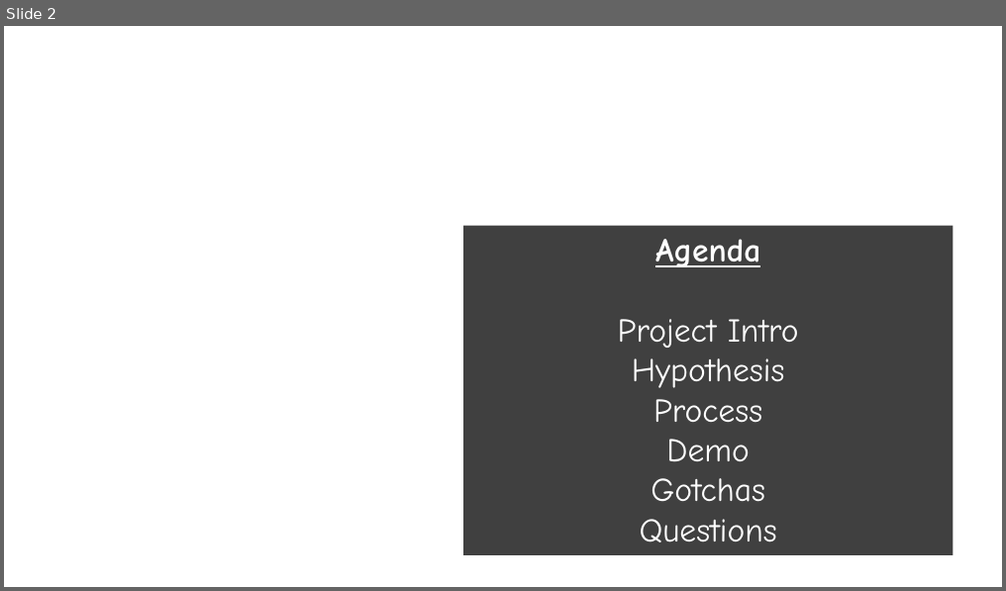
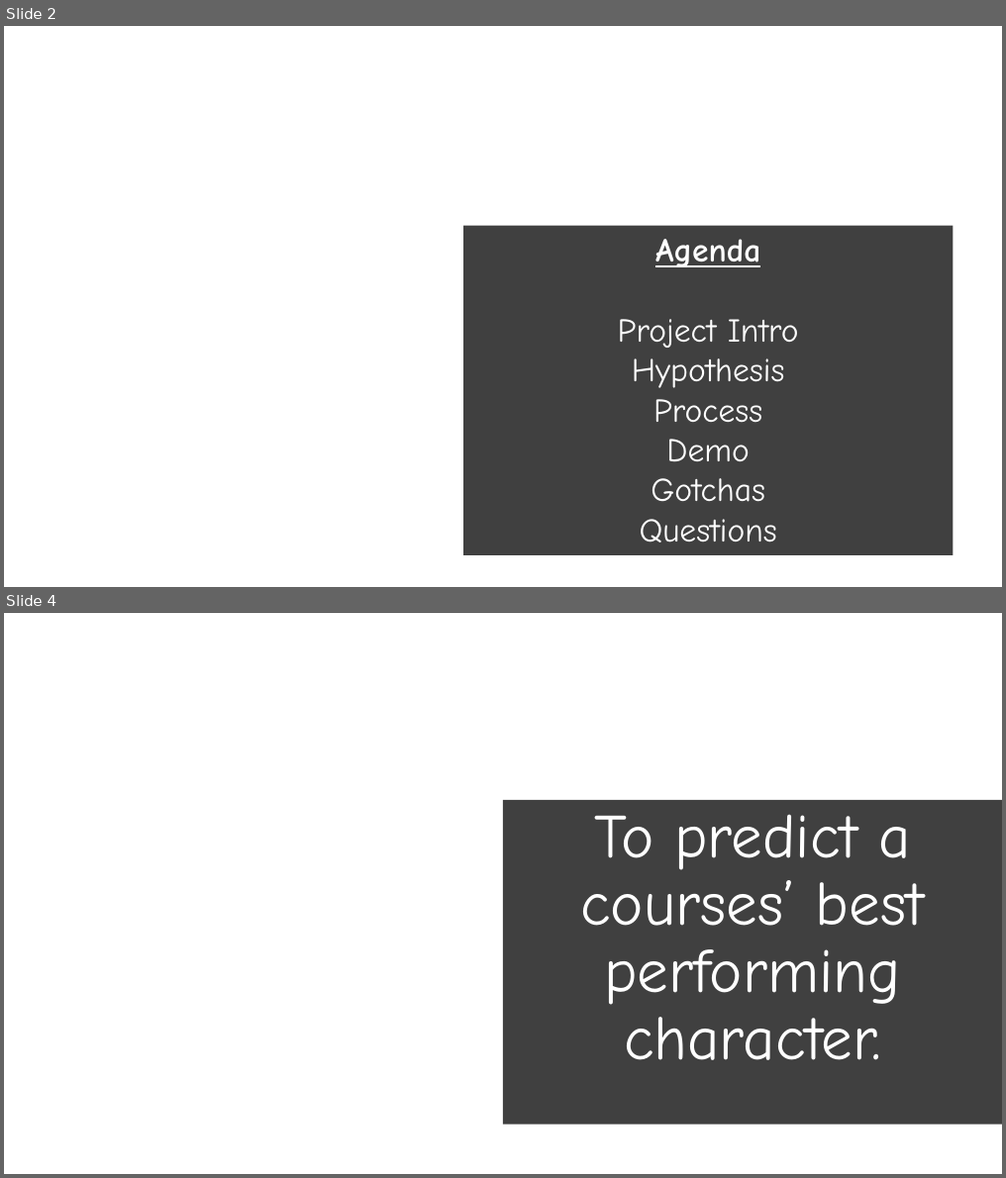
Before and after one commit to JordanWhite21/TheBluePowerShells, a slide deck: Final Project_MarioKart.pptx. Shown one above the other, each under a label of ours: slide 2 before the commit, slides 2 and 4 after it; the slides between them are not shown. The pictures are 1006x591 and 1006x1178 pixels, drawn with LibreOffice and Linux fonts; fonts in the diff are those of the drawing; background and template pictures are left out. Boxes give left, top, right and bottom in pixels: in the first picture for what was removed or moved away, otherwise in the second. Text is boxed around its words. In the diff, an @@ line names an element or a change of style, - is before the commit and + after.

```diff
--- a/Final Project_MarioKart.pptx
+++ b/Final Project_MarioKart.pptx
@@ slide 4 added at box(4, 613, 1002, 1174), background picture (left out) @@
@@ text added at box(503, 800, 1002, 1124), fill #404040, 60 pt, text #FFFFFF @@
+To predict a courses’ best performing character.
```
Also in this commit, not shown: 2 slides changed, 9 other slides added, 5 slides removed, 2 other files.
